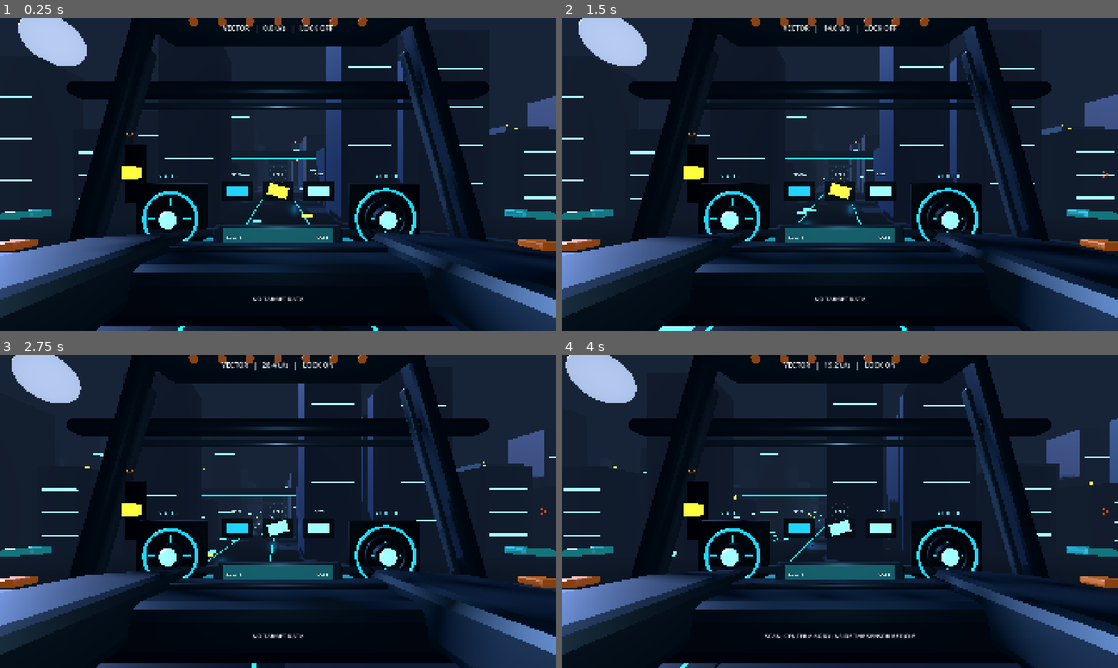
Above: before the commit, frames 1-4 (two rows, left to right).
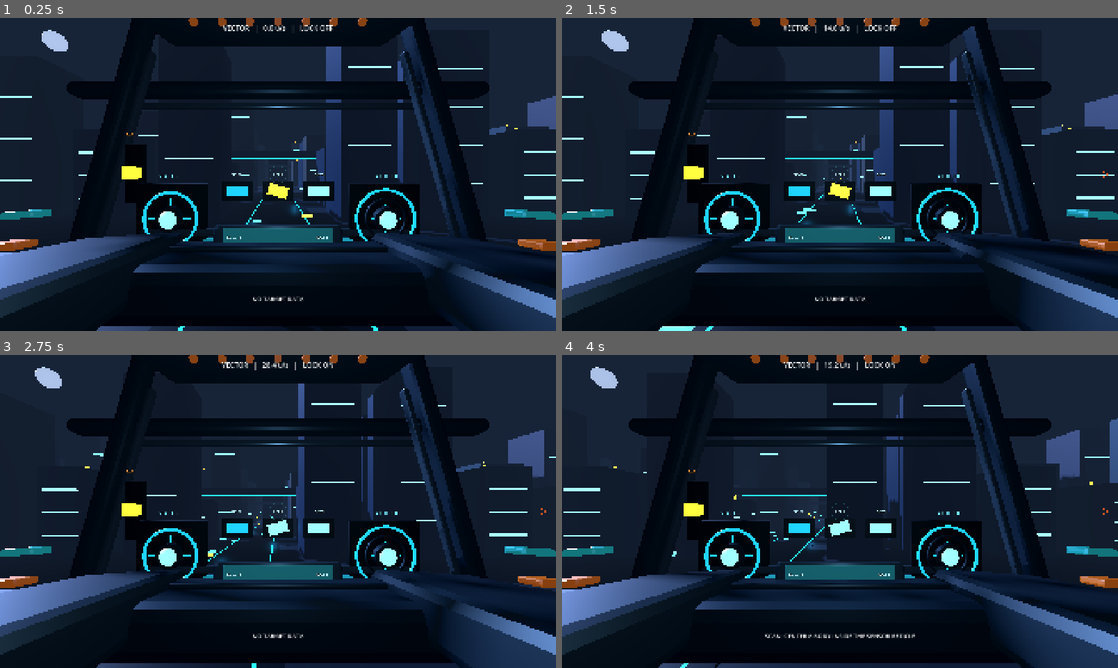
Above: after the commit, the same moments.

Repository: narmanb/science-playground
Game: Godot game, scene res://scenes/main.tscn
Same seed, same stepped clock (60 frames per second), same inputs: the game is played once before the commit and once after it.
Inputs (mouse positions are in pixels of both pictures, inside the frame that each line leads up to):
- Up to frame 1 (0.25 s): no input
- Up to frame 2 (1.5 s): tap Enter at 0.5 s; move the mouse to (962, 158) at 0.52 s; hold D 0.53-1.25 s; tap N at 0.6 s; click (962, 158) at 0.67 s; drag from (728, 190) to (812, 237) at 1.27 s
- Up to frame 3 (2.75 s): move the mouse to (333, 442) at 2.02 s; hold D from 2.03 s (still down); tap L at 2.1 s
- Up to frame 4 (4 s): release D at 2.75 s; drag from (812, 574) to (673, 464) at 2.77 s; move the mouse to (1006, 558) at 3.52 s; hold A from 3.53 s (still down); tap X at 3.6 s

The runs differ from the first frame. In frame 1, 1.2% of the frame differs, in the area x 3-16%, y 0-16%; in frame 2, 1.2%; in frame 3, 1.2%; in frame 4, 1.2%, in the area x 0-14%, y 0-16%.

Commit message:
Scale moon to readable skyline disc

Diff:
--- a/scripts/moonlit_city_runtime.gd
+++ b/scripts/moonlit_city_runtime.gd
@@ -7,8 +7,8 @@
 	# direction from the settled cockpit camera. Once positioned it remains fixed
 	# in the world; it is not a camera-attached HUD decoration.
 	var moon_mesh := SphereMesh.new()
-	moon_mesh.radius = 110.0
-	moon_mesh.height = 220.0
+	moon_mesh.radius = 44.0
+	moon_mesh.height = 88.0
 	moon_mesh.radial_segments = 48
 	moon_mesh.rings = 28
 	var moon := MeshInstance3D.new()
